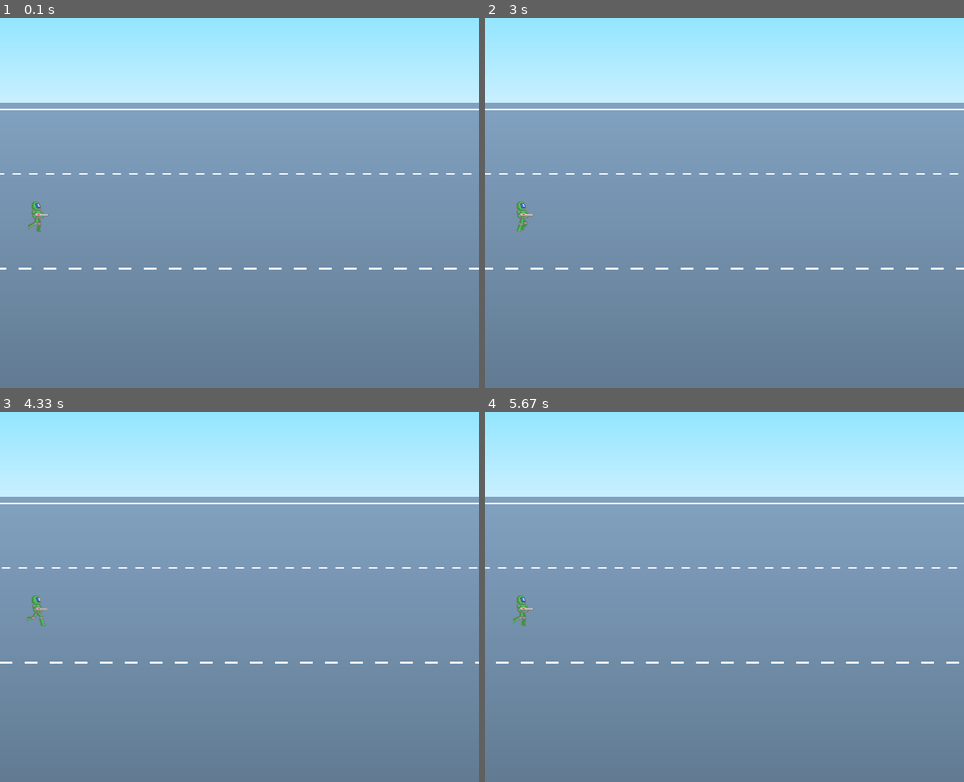
Above: before the commit, frames 1-4 (two rows, left to right).
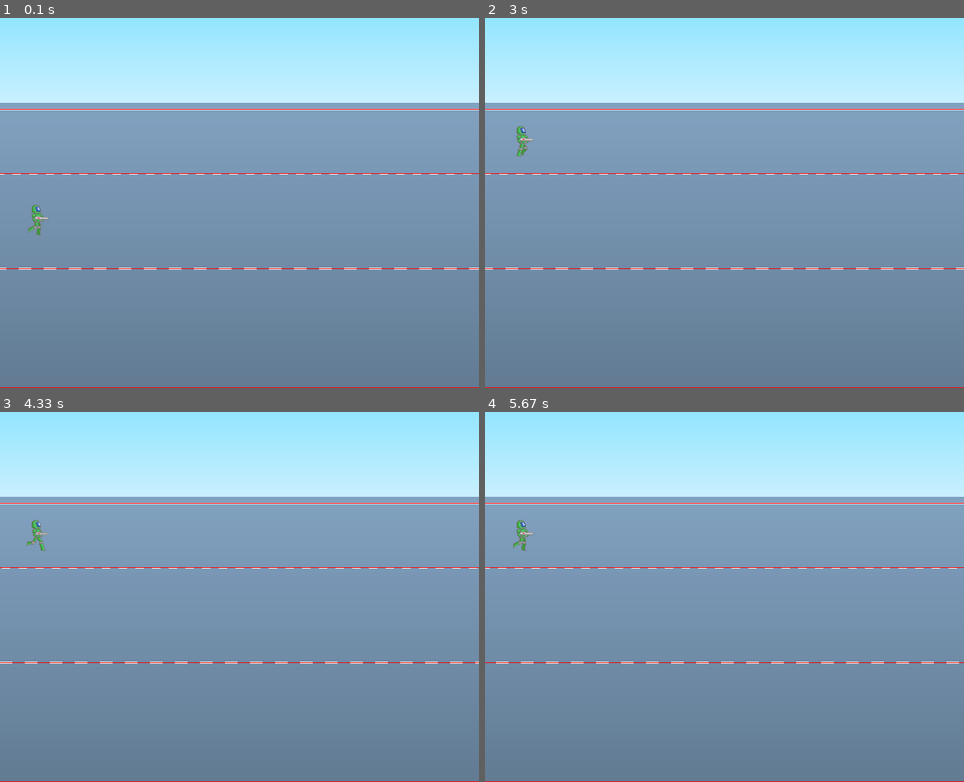
Above: after the commit, the same moments.

Repository: Akoo510/oc20
Game: pygame game, started from game/image/Sprite sheet + background.py
The game is run twice, just before and just after one commit, with the same random seed, the same clock (stepped at 60 frames per second) and the same inputs.
Inputs:
- Up to frame 1 (0.1 s): no input
- Up to frame 2 (3 s): hold W 0.33-0.8 s; hold S 0.83-1.13 s; hold W 1.17-1.53 s; hold S 1.57-1.93 s; hold W 1.97-2.27 s; hold S 2.3-2.6 s; hold W from 2.63 s (still down)
- Up to frame 3 (4.33 s): release W at 3 s; hold S 3.03-3.4 s; hold W 3.43-3.73 s; hold S 3.77-4.07 s; hold W from 4.1 s (still down)
- Up to frame 4 (5.67 s): release W at 4.47 s; hold S 4.5-4.87 s; hold W 4.9-5.2 s; hold S 5.23-5.53 s; hold W from 5.57 s (still down)

The runs differ from the first frame. In frame 1, 0.9% of the frame differs, in the area x 0-100%, y 24-100%; in frame 2, 1.0%; in frame 3, 1.0%; in frame 4, 1.1%.

Commit message:
Update on Code

Diff:
--- a/game/image/Sprite sheet + background.py
+++ b/game/image/Sprite sheet + background.py
@@ -4,7 +4,7 @@
 
 W, H = 700, 550
 HW, HH = W / 2, H / 2
-PX, PY = 300, 55
+PX, PY = 55, 300
 AREA = W * H
 
 pygame.init()
@@ -15,6 +15,7 @@
 
 
 WHITE = (255, 255, 255)
+RED = (255, 0, 0)
 
 
 CENTER_HANDLE = 4
@@ -47,6 +48,12 @@
         surface.blit(self.sheet, (x + self.handle[handle][0], y + self.handle[handle][1]), self.cells[cellIndex])
 
 
+Player_PosY = list([
+    (190), (305), (462)])
+
+number = 1
+
+
 s = Spritesheet("GreenPlayerRun.png", 8, 1)
 
 # Loop
@@ -56,6 +63,20 @@
         if event.type == QUIT:
             pygame.quit()
 
+        if event.type == KEYDOWN:
+
+            if event.key == K_s:
+                if number < 2:
+                    number += 1
+                if number == 2:
+                    number = 2
+
+            if event.key == K_w:
+                if number > 0:
+                    number -= 1
+                if number == 0:
+                    number = 0
+
     rel_x = x % background.get_rect().width
 
     DS.blit(background, (rel_x - background.get_rect().width, 0))
@@ -63,8 +84,13 @@
         DS.blit(background, (rel_x, 0))
     x -= 10
 
-    s.draw(DS, Index % s.totalCellCount, PY, PX, CENTER_HANDLE)
+    s.draw(DS, Index % s.totalCellCount, PX, Player_PosY[number], CENTER_HANDLE)
     Index += 1
+
+    pygame.draw.line(DS, RED, (0, 142), (700, 142), 1)
+    pygame.draw.line(DS, RED, (0, 236), (700, 236), 1)
+    pygame.draw.line(DS, RED, (0, 375), (700, 375), 1)
+    pygame.draw.line(DS, RED, (0, 549), (700, 549), 1)
 
 
     pygame.display.update()
